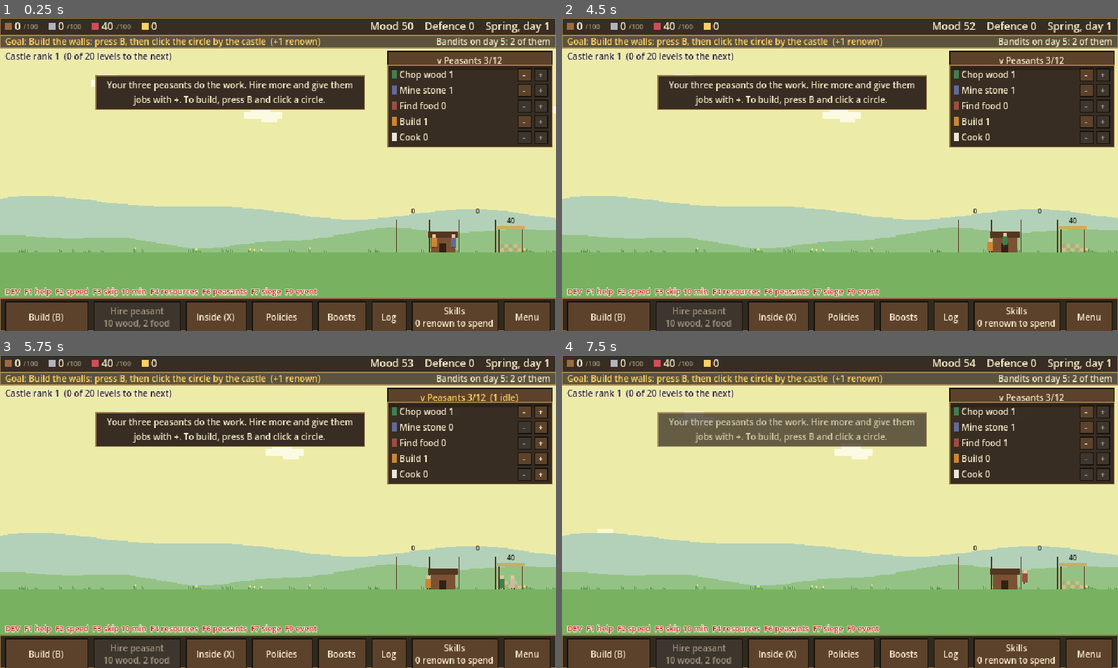
Above: before the commit, frames 1-4 (two rows, left to right).
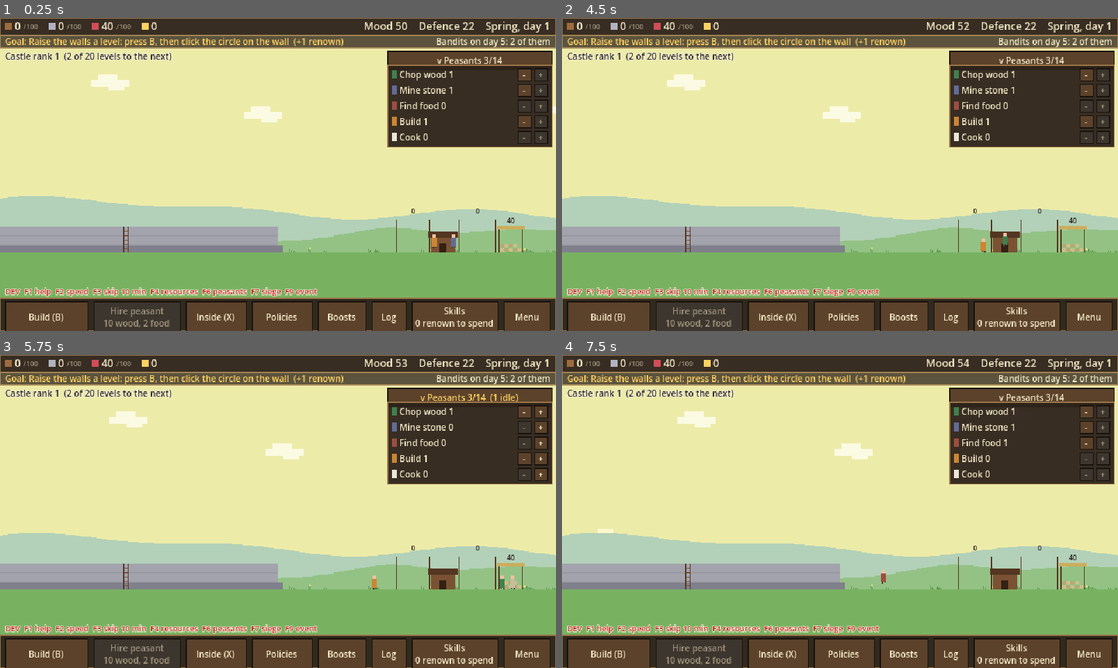
Above: after the commit, the same moments.

Repository: henrikmoepe-del/basebygger
Game: Godot game, scene res://scenes/main.tscn
Same seed, same stepped clock (60 frames per second), same inputs: the game is played once before the commit and once after it.
Inputs:
- Up to frame 1 (0.25 s): no input
- Up to frame 2 (4.5 s): click "v Peasants 3/12" (after the commit: "v Peasants 3/14") at 0.5 s; click "> Peasants 3/12" (after the commit: "> Peasants 3/14") at 1.25 s; click "-" at 2 s; click "v Peasants 3/12 (1 idle)" (after the commit: "v Peasants 3/14 (1 idle)") at 2.75 s; click "> Peasants 3/12 (1 idle)" (after the commit: "> Peasants 3/14 (1 idle)") at 3.5 s; click "+" at 4.25 s
- Up to frame 3 (5.75 s): click "-" at 5 s
- Up to frame 4 (7.5 s): click "+" at 5.75 s; click "-" at 6.5 s; click "+" at 7.25 s

The runs differ from the first frame. In frame 1, 10% of the frame differs, in the area x 0-91%, y 1-75%; in frame 2, 11%; in frame 3, 11%; in frame 4, 11%.

Commit message:
A new game begins with walls level 1 and keep level 1; the two goals ask for the next level
Co-Authored-By: Claude Opus 5.5 <noreply@anthropic.com>

Diff:
--- a/scripts/game_state.gd
+++ b/scripts/game_state.gd
@@ -182,8 +182,10 @@
 ## What is in the stockhouse.
 var resources := {"wood": 0, "stone": 0, "food": START_FOOD, "iron": 0, "planks": 0}
 var cows := 0
+## The castle a new game begins with: a first wall and a small keep already stand.
+const START_PARTS := {"walls": 1, "keep": 1}
 var part_levels := {
-	"walls": 0, "towers": 0, "gate": 0, "keep": 0, "garrison": 0, "court": 0,
+	"walls": 1, "towers": 0, "gate": 0, "keep": 1, "garrison": 0, "court": 0,
 	"palisade": 0, "watchtower": 0,
 	"houses": 0, "well": 0, "tavern": 0, "quarry": 0, "farm": 0, "mine": 0, "sawmill": 0, "stockhouse": 0, "bakery": 0,
 }
@@ -1747,7 +1749,7 @@
 	resources = {"wood": start_stock, "stone": start_stock, "food": START_FOOD, "iron": 0, "planks": 0}
 	cows = 0
 	for id: String in part_levels:
-		part_levels[id] = 0
+		part_levels[id] = START_PARTS.get(id, 0)
 	keep_picks.clear()
 	peasants = START_PEASANTS
 	jobs = START_JOBS.duplicate()
@@ -1800,6 +1802,9 @@
 	# Missing or out-of-range values fall back to something safe.
 	_load_numbers(resources, data.get("resources"), true)
 	_load_numbers(part_levels, data.get("part_levels"), true)
+	# A save from before the castle began with a wall and a keep gets them too.
+	for id: String in START_PARTS:
+		part_levels[id] = maxi(part_levels[id], START_PARTS[id])
 	_load_numbers(jobs, data.get("jobs"), true)
 	_load_numbers(trained, data.get("trained"), true)
 	for job: String in trained:
--- a/scripts/quest_data.gd
+++ b/scripts/quest_data.gd
@@ -14,14 +14,14 @@
 ##   "cows"      at least "amount" cows
 
 const QUESTS := [
-	{"text": "Build the walls: press B, then click the circle by the castle", "kind": "part", "id": "walls", "amount": 1, "renown": 1},
+	{"text": "Raise the walls a level: press B, then click the circle on the wall", "kind": "part", "id": "walls", "amount": 2, "renown": 1},
 	{"text": "Hire a fourth peasant and set them to find food", "kind": "job", "id": "hunter", "amount": 1, "renown": 1},
 	{"text": "Buy your first skill (the Skills button)", "kind": "skills", "amount": 1, "renown": 1},
 	{"text": "Raise the towers and a gate", "kind": "parts", "ids": ["towers", "gate"], "amount": 1, "renown": 2},
 	{"text": "Build a farm, east of the grove", "kind": "part", "id": "farm", "amount": 1, "renown": 2},
 	{"text": "Have 8 peasants", "kind": "peasants", "amount": 8, "renown": 2},
 	{"text": "Buy a trade in the skill tree and train a peasant", "kind": "trained", "amount": 1, "renown": 2},
-	{"text": "Build a keep", "kind": "part", "id": "keep", "amount": 1, "renown": 2},
+	{"text": "Add a storey to the keep and choose its rooms", "kind": "part", "id": "keep", "amount": 2, "renown": 2},
 	{"text": "Beat a raid", "kind": "raids_won", "amount": 1, "renown": 2},
 	{"text": "Build a quarry, by the loose stones", "kind": "part", "id": "quarry", "amount": 1, "renown": 2},
 	{"text": "Build a house in the village to the east", "kind": "part", "id": "houses", "amount": 1, "renown": 2},
